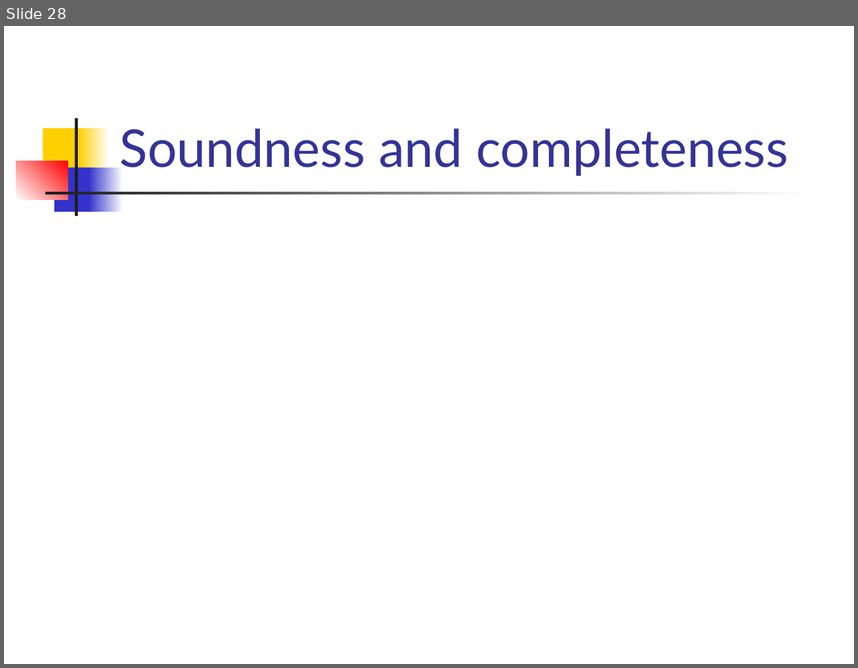
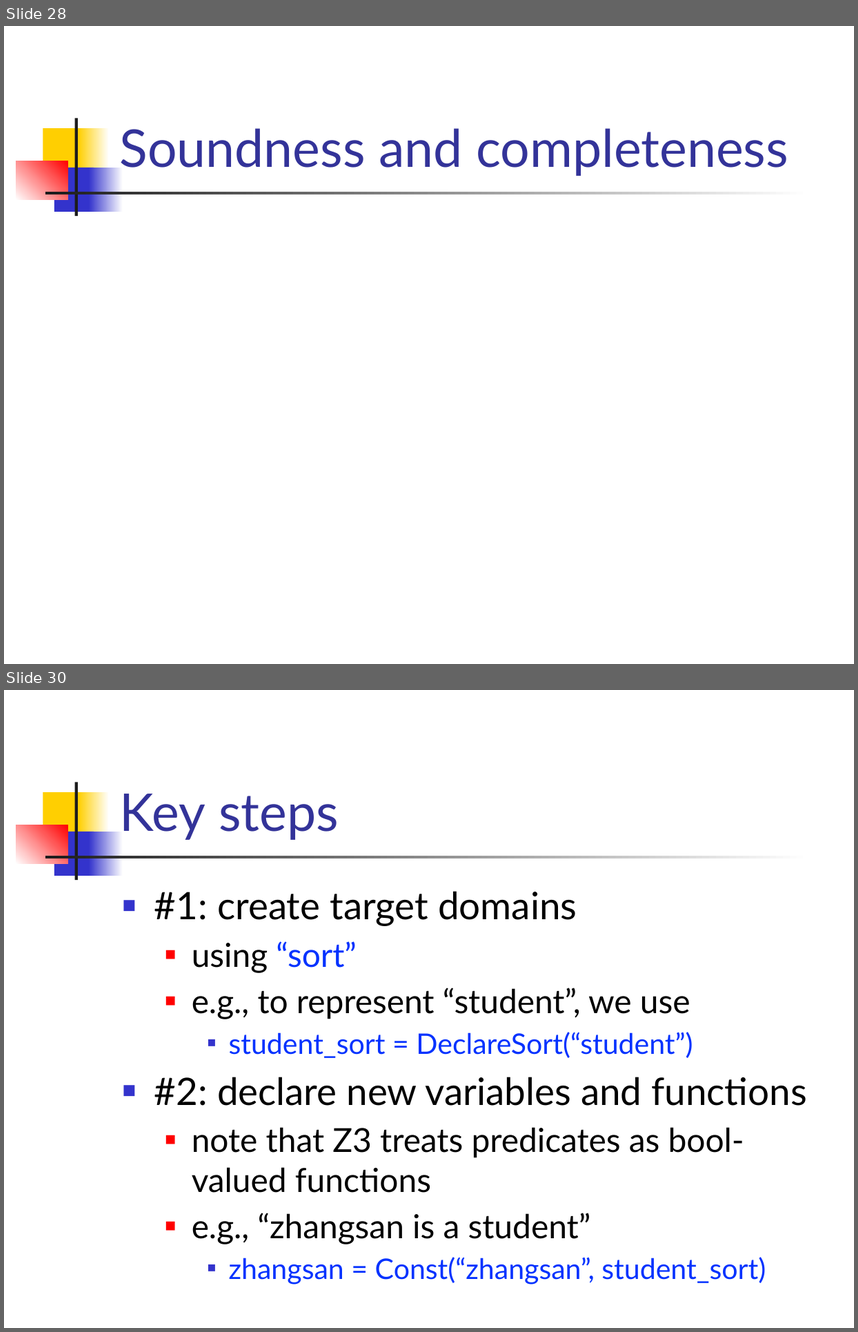
Before and after one commit to csslab-ustc/csslab-ustc.github.io, a slide deck: courses/theory/slides/lec08-predlogic.pptx. Shown one above the other, each under a label of ours: slide 28 before the commit, slides 28 and 30 after it; the slides between them are not shown. The pictures are 858x668 and 858x1332 pixels, drawn with LibreOffice and Linux fonts; fonts in the diff are those of the drawing; grey boxes stand for pictures. Boxes give left, top, right and bottom in pixels: in the first picture for what was removed or moved away, otherwise in the second. Text is boxed around its words. In the diff, an @@ line names an element or a change of style, - is before the commit and + after.

Commit message:
revised

```diff
--- a/courses/theory/slides/lec08-predlogic.pptx
+++ b/courses/theory/slides/lec08-predlogic.pptx
@@ slide 30 added at <box>4,690,854,1328</box>, background #FFFFFF; not listed: 7 template elements that a slide beside it also shows @@
@@ title added at <box>119,793,339,840</box>, 44 pt, text #333399 @@
+Key steps
@@ text added at <box>154,891,807,1284</box>, 28 pt, text #000000 @@
+■ #1: create target domains
+  ■ using “sort”
+  ■ e.g., to represent “student”, we use
+    ■ student_sort = DeclareSort(“student”)
+■ #2: declare new variables and functions
+  ■ note that Z3 treats predicates as bool-valued functions
+  ■ e.g., “zhangsan is a student”
+    ■ zhangsan = Const(“zhangsan”, student_sort)
```
Also in this commit, not shown: 3 other slides added, 1 slide removed.
